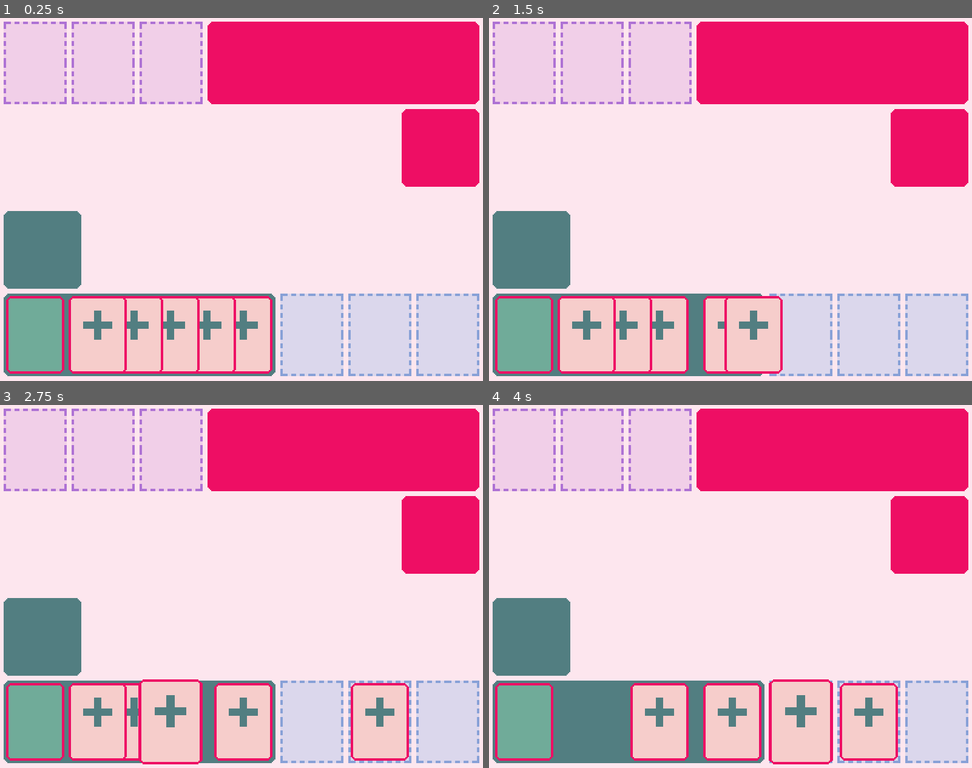
Above: before the commit, frames 1-4 (two rows, left to right).
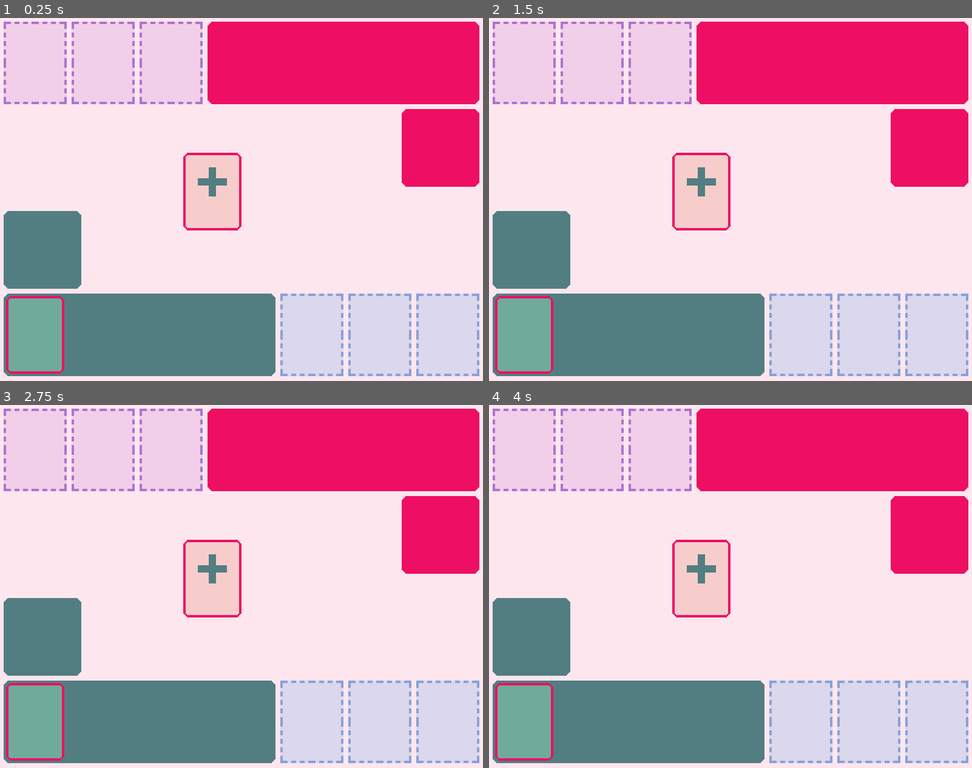
Above: after the commit, the same moments.

Repository: ajulo-awow/shifty_shuffle_new
Game: Godot game, scene res://scenes/managers/game_manager.tscn
The game is run twice, just before and just after one commit, with the same random seed, the same clock (stepped at 60 frames per second) and the same inputs.
Inputs (mouse positions are in pixels of both pictures, inside the frame that each line leads up to):
- Up to frame 1 (0.25 s): no input
- Up to frame 2 (1.5 s): tap Enter at 0.5 s; drag from (730, 333) to (585, 333) at 0.52 s; drag from (696, 333) to (870, 333) at 1.27 s
- Up to frame 3 (2.75 s): tap Space at 2 s; move the mouse to (169, 720) at 2.02 s; click (169, 720) at 2.17 s
- Up to frame 4 (4 s): tap Enter at 2.75 s; drag from (624, 720) to (802, 720) at 2.77 s; tap Space at 3.5 s; drag from (585, 720) to (802, 720) at 3.52 s

The runs differ from the first frame. In frame 1, 11% of the frame differs, in the area x 14-57%, y 37-98%; in frame 2, 11%; in frame 3, 13%, in the area x 14-85%, y 37-99%; in frame 4, 13%.

Commit message:
fix: dragging and hover effect

Diff:
--- a/scenes/managers/game_manager.tscn
+++ b/scenes/managers/game_manager.tscn
@@ -8,10 +8,9 @@
 [ext_resource type="Texture2D" uid="uid://blm6b626agf7q" path="res://sprites/UI/slots/new_opp_card_slot.png" id="7_ssqxr"]
 [ext_resource type="Texture2D" uid="uid://di001w8mn8h7s" path="res://sprites/placeholder/blank_400x300.png" id="8_psj4q"]
 [ext_resource type="Script" path="res://scripts/managers/card_manager.gd" id="8_ssqxr"]
+[ext_resource type="PackedScene" uid="uid://388i0jgmhxec" path="res://scenes/objects/card.tscn" id="9_ba085"]
 [ext_resource type="PackedScene" uid="uid://kfhp6xewmgma" path="res://scenes/objects/slot.tscn" id="10_s6d7f"]
 [ext_resource type="Texture2D" uid="uid://c20h2ngkiiuel" path="res://sprites/objects/player_cards/back_of_card.png" id="11_6gfjl"]
-[ext_resource type="Script" path="res://scripts/objects/deck.gd" id="11_iccyr"]
-[ext_resource type="Script" path="res://scripts/managers/player_hand.gd" id="11_vcwo2"]
 
 [sub_resource type="RectangleShape2D" id="RectangleShape2D_vcwo2"]
 size = Vector2(96, 128)
@@ -75,6 +74,9 @@
 [node name="card_manager" type="Node2D" parent="."]
 script = ExtResource("8_ssqxr")
 
+[node name="card" parent="card_manager" instance=ExtResource("9_ba085")]
+position = Vector2(352, 288)
+
 [node name="player_card_slots" type="Node2D" parent="."]
 
 [node name="slot" parent="player_card_slots" instance=ExtResource("10_s6d7f")]
@@ -87,11 +89,9 @@
 position = Vector2(740.16, 523.16)
 
 [node name="player_hand" type="Node2D" parent="."]
-script = ExtResource("11_vcwo2")
 
 [node name="deck" type="Node2D" parent="."]
 position = Vector2(60, 524)
-script = ExtResource("11_iccyr")
 
 [node name="Sprite2D" type="Sprite2D" parent="deck"]
 scale = Vector2(2, 2)
--- a/scripts/managers/card_manager.gd
+++ b/scripts/managers/card_manager.gd
@@ -2,52 +2,27 @@
 #
 var card_being_dragged
 var screen_size
-var is_hovering_on_card: bool
-# consts
-const COLLISION_MASK_CARD = 1
-const COLLISION_MASK_SLOT = 2
-# refs
-var player_hand_ref
+var is_hovering_on_card
+
 
 func _ready() -> void:
 	screen_size = get_viewport_rect().size
-	#
-	player_hand_ref = $"../player_hand"
-	print(player_hand_ref.get_class())
 
 
-func _process(_delta: float) -> void:
+func _process(delta: float) -> void:
 	if card_being_dragged:
 		var mouse_pos = get_global_mouse_position()
 		card_being_dragged.position = Vector2(clamp(mouse_pos.x, 0, screen_size.x),
-			clamp(mouse_pos.y, 0, screen_size.y))
+		clamp(mouse_pos.y, 0, screen_size.y))
 
-
-func _input(event: InputEvent) -> void:
+func _input(event):
 	if event is InputEventMouseButton and event.button_index == MOUSE_BUTTON_LEFT:
 		if event.pressed:
 			var card = raycast_check_for_card()
 			if card:
-				start_drag(card)
+				card_being_dragged = card
 		else:
-			finish_drag()
-
-
-func start_drag(card):
-	card.scale = Vector2(1, 1)
-	card_being_dragged = card
-
-
-func finish_drag():
-	card_being_dragged.scale = Vector2(1.1, 1.1)
-	var card_slot_found = raycast_check_for_slot()
-	if card_slot_found and not card_slot_found.card_in_slot:
-		card_being_dragged.position = card_slot_found.position
-		#card_slot_found.get_node("Area2D/CollisionShape2D").disabled = true
-	else:
-		player_hand_ref.add_card_to_hand(card_being_dragged)
-	card_being_dragged = null
-
+			card_being_dragged = null
 
 
 func connect_card_signals(card):
@@ -69,7 +44,6 @@
 	else:
 		is_hovering_on_card = false
 
-
 func highlight_card(card, hovered):
 	if hovered:
 		card.scale = Vector2(1.1, 1.1)
@@ -84,29 +58,16 @@
 	var parameters = PhysicsPointQueryParameters2D.new()
 	parameters.position = get_global_mouse_position()
 	parameters.collide_with_areas = true
-	parameters.collision_mask = COLLISION_MASK_CARD
+	parameters.collision_mask = 1
 	var result = space_state.intersect_point(parameters)
 	if result.size() > 0:
 		return get_card_with_highest_z_index(result)
 	return null
 
 
-func raycast_check_for_slot():
-	var space_state = get_world_2d().direct_space_state
-	var parameters = PhysicsPointQueryParameters2D.new()
-	parameters.position = get_global_mouse_position()
-	parameters.collide_with_areas = true
-	parameters.collision_mask = COLLISION_MASK_SLOT
-	var result = space_state.intersect_point(parameters)
-	if result.size() > 0:
-		return result[0].collider.get_parent()
-	return null
-
-
 func get_card_with_highest_z_index(cards):
 	var highest_z_card = cards[0].collider.get_parent()
 	var highest_z_index = highest_z_card.z_index
-	#
 	for i in range(1, cards.size()):
 		var current_card = cards[i].collider.get_parent()
 		if current_card.z_index > highest_z_index:
--- a/scripts/objects/card.gd
+++ b/scripts/objects/card.gd
@@ -1,19 +1,23 @@
 extends Node2D
-# signals
+
 signal hovered
 signal hovered_off
-#
-var hand_pos
-#
+
 
 func _ready() -> void:
+	self.reparent($"..")
+	print(get_parent())
 	get_parent().connect_card_signals(self)
 
-func _process(_delta: float) -> void:
+
+func _process(delta: float) -> void:
 	pass
+
 
 
 func _on_area_2d_mouse_entered() -> void:
 	emit_signal("hovered", self)
+
+
 func _on_area_2d_mouse_exited() -> void:
 	emit_signal("hovered_off", self)
Not shown: 1 places in scenes/managers/game_manager.tscn that only renumber resources
